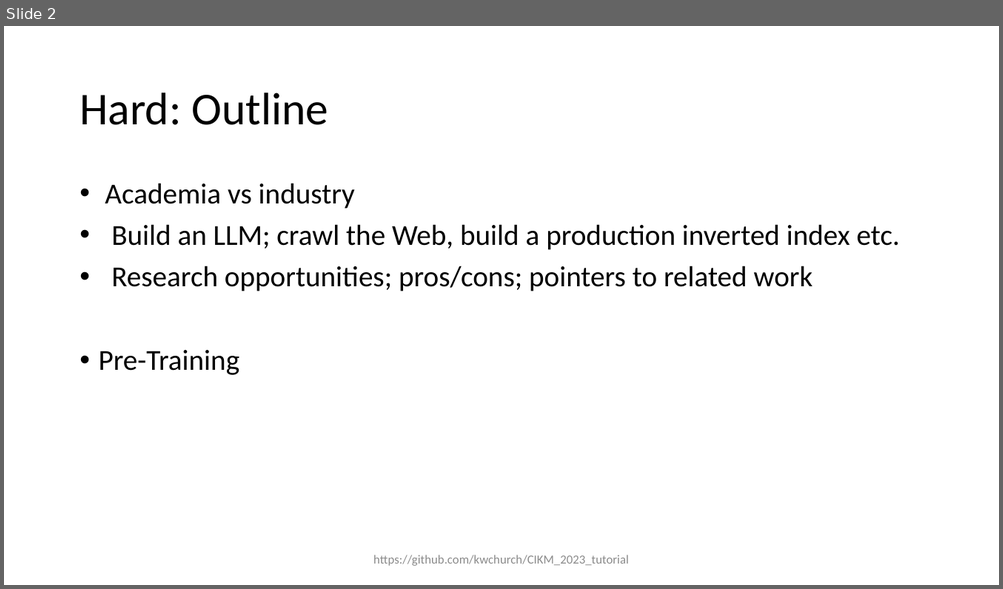
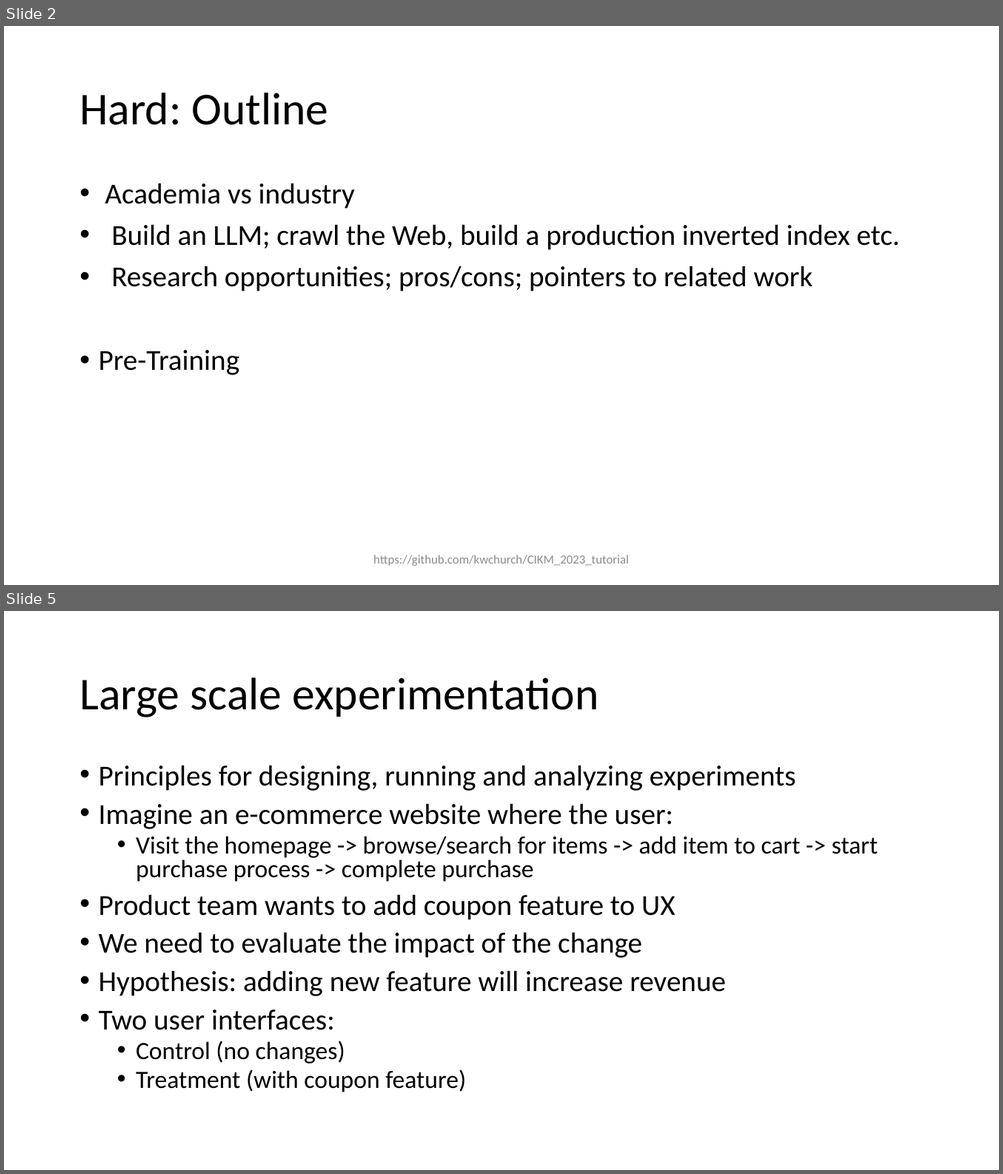
Before and after one commit to kwchurch/CIKM_2023_tutorial, a slide deck: slides/CIKM_Hard.pptx. Shown one above the other, each under a label of ours: slide 2 before the commit, slides 2 and 5 after it; the slides between them are not shown. The pictures are 1003x589 and 1003x1174 pixels, drawn with LibreOffice and Linux fonts; fonts in the diff are those of the drawing. Boxes give left, top, right and bottom in pixels: in the first picture for what was removed or moved away, otherwise in the second. Text is boxed around its words. In the diff, an @@ line names an element or a change of style, - is before the commit and + after.

```diff
--- a/slides/CIKM_Hard.pptx
+++ b/slides/CIKM_Hard.pptx
@@ slide 5 added at <box>4,611,999,1170</box>, background #FFFFFF @@
@@ title added at <box>79,678,598,718</box>, 44 pt, text #000000 @@
+Large scale experimentation
@@ text added at <box>99,765,878,1093</box>, 28 pt, text #000000 @@
+• Principles for designing, running and analyzing experiments
+• Imagine an e-commerce website where the user:
+  • Visit the homepage -> browse/search for items -> add item to cart -> start purchase process -> complete purchase
+• Product team wants to add coupon feature to UX
+• We need to evaluate the impact of the change
+• Hypothesis: adding new feature will increase revenue
+• Two user interfaces:
+  • Control (no changes)
+  • Treatment (with coupon feature)
```
Also in this commit, not shown: 4 other slides added, 10 other files.
